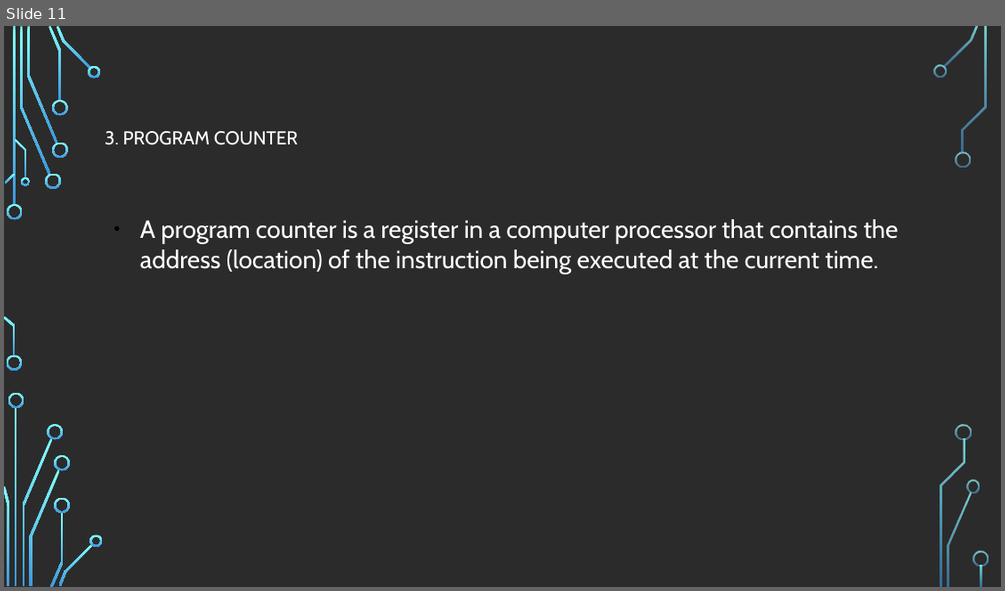
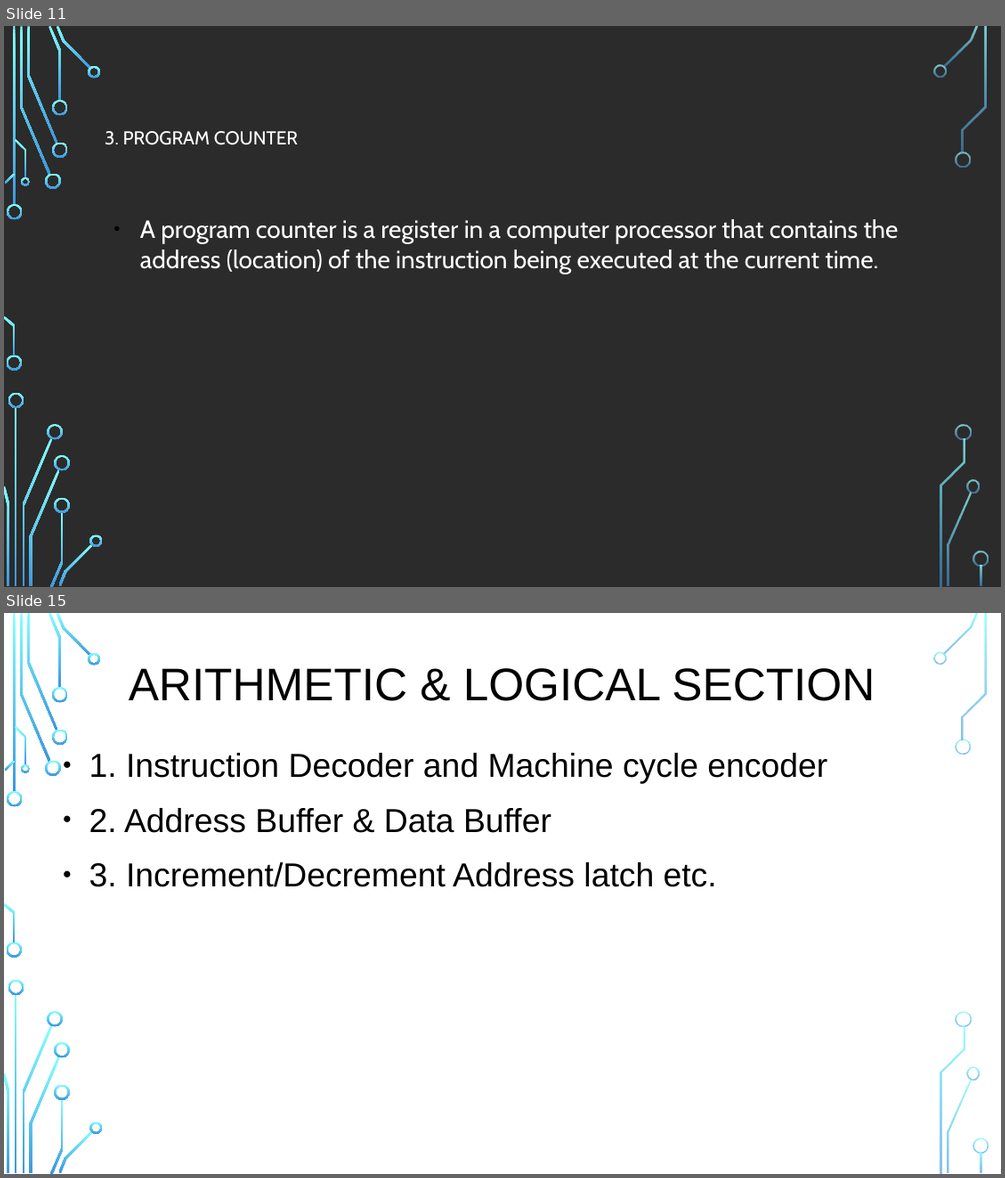
Before and after one commit to mhannan-dev/laravel_ecommerce, a slide deck: 8085 Microprocessor.pptx. Shown one above the other, each under a label of ours: slide 11 before the commit, slides 11 and 15 after it; the slides between them are not shown. The pictures are 1005x591 and 1005x1178 pixels, drawn with LibreOffice and Linux fonts; fonts in the diff are those of the drawing; background and template pictures are left out; a plain dark background stands for a picture behind light text. Boxes give left, top, right and bottom in pixels: in the first picture for what was removed or moved away, otherwise in the second. Text is boxed around its words. In the diff, an @@ line names an element or a change of style, - is before the commit and + after.

```diff
--- a/8085 Microprocessor.pptx
+++ b/8085 Microprocessor.pptx
@@ slide 15 added at bbox=[4, 613, 1001, 1174], background picture (left out); not listed: 36 template elements that a slide beside it also shows @@
@@ text added at bbox=[129, 668, 874, 701], 44 pt, text #000000 @@
+ARITHMETIC & LOGICAL SECTION
@@ text added at bbox=[89, 753, 827, 887], 32 pt, text #000000 @@
+● 1. Instruction Decoder and Machine cycle encoder
+● 2. Address Buffer & Data Buffer
+● 3. Increment/Decrement Address latch etc.
```
Also in this commit, not shown: 9 other slides changed, 10 other slides added, 3 slides removed.
